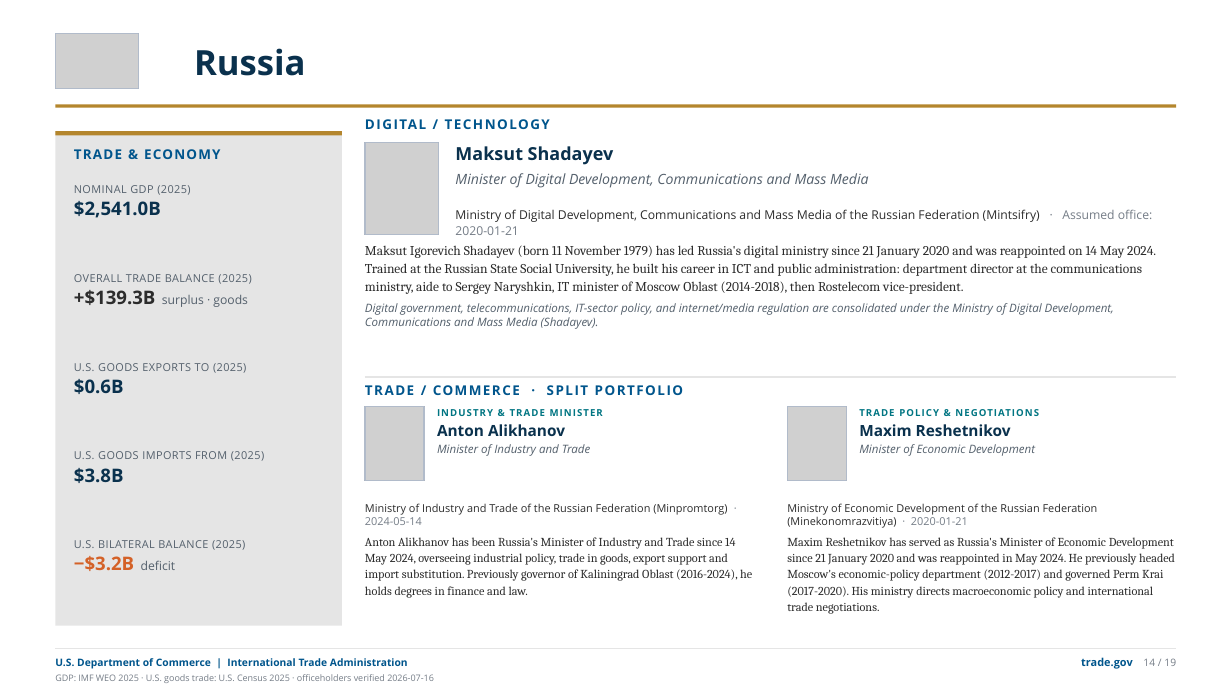
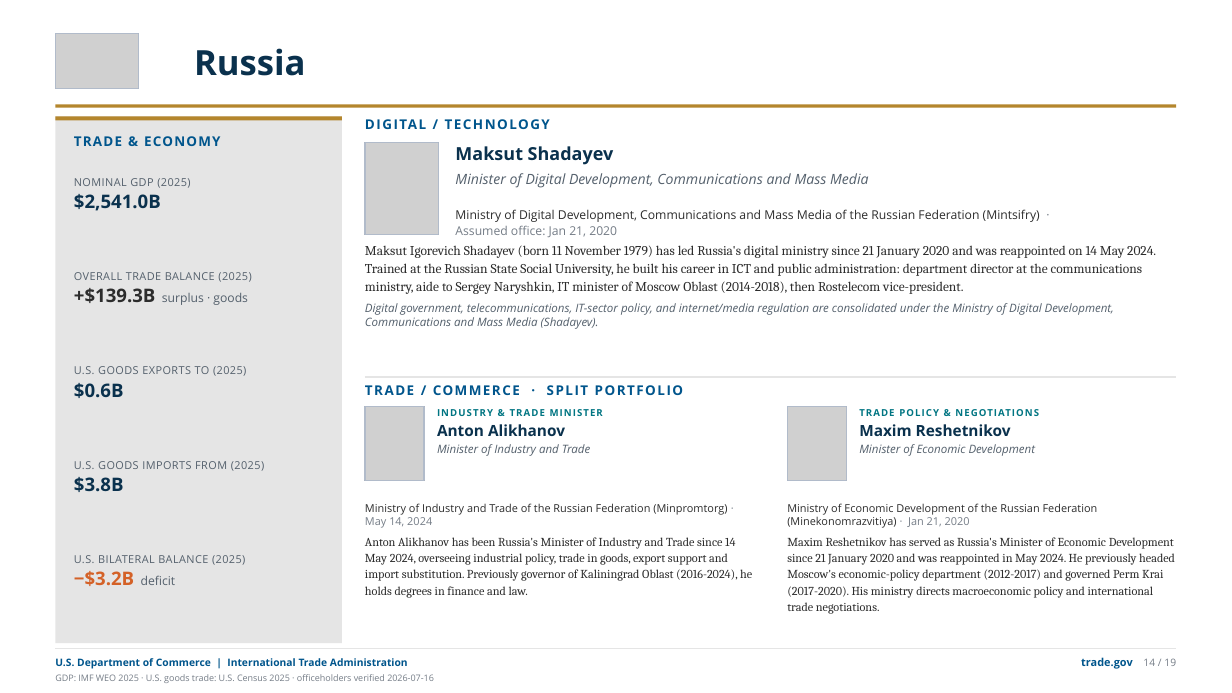
Before and after one commit to jsilbs18-cloud/Photo, a slide deck: slide 17 of output/g20-ministers-trade-deck.pptx (slide 18 before the commit). Drawn at 1232x693 pixels with LibreOffice and Linux fonts; fonts in the diff are those of the drawing; grey boxes stand for pictures. Boxes give left, top, right and bottom in pixels: in the first picture for what was removed or moved away, otherwise in the second. Text is boxed around its words. In the diff, an @@ line names an element or a change of style, - is before the commit and + after.

```diff
--- a/output/g20-ministers-trade-deck.pptx
+++ b/output/g20-ministers-trade-deck.pptx
@@ rectangle: place and size @@
-rectangle at [55,131,342,135]
+rectangle at [55,116,342,120]
@@ rectangle: place and size @@
-rectangle at [55,131,342,626]
+rectangle at [55,116,342,643]
@@ text "TRADE & ECONOMY": place and size @@
-text "TRADE & ECONOMY" at [74,149,220,159]
+text "TRADE & ECONOMY" at [74,136,220,146]
@@ text "NOMINAL GDP (2025)": place and size @@
-text "NOMINAL GDP (2025)" at [74,185,190,218]
+text "NOMINAL GDP (2025)" at [74,178,190,211]
@@ text at [455,209,1040,237]: text changed @@
-Ministry of Digital Development, Communications and Mass Media of the Russian Federation (Mintsifry) · Assumed office: 2020-01-21
+Ministry of Digital Development, Communications and Mass Media of the Russian Federation (Mintsifry) · Assumed office: Jan 21, 2020
@@ text "U.S. GOODS EXPORTS TO (2025)": place and size @@
-text "U.S. GOODS EXPORTS TO (2025)" at [74,363,246,394]
+text "U.S. GOODS EXPORTS TO (2025)" at [74,366,246,398]
@@ text "U.S. GOODS IMPORTS FROM (2025)": place and size @@
-text "U.S. GOODS IMPORTS FROM (2025)" at [74,451,264,483]
+text "U.S. GOODS IMPORTS FROM (2025)" at [74,461,264,492]
@@ text at [365,503,727,528]: text changed @@
-Ministry of Industry and Trade of the Russian Federation (Minpromtorg) · 2024-05-14
+Ministry of Industry and Trade of the Russian Federation (Minpromtorg) · May 14, 2024
@@ text at [787,503,1098,528]: text changed @@
-Ministry of Economic Development of the Russian Federation (Minekonomrazvitiya) · 2020-01-21
+Ministry of Economic Development of the Russian Federation (Minekonomrazvitiya) · Jan 21, 2020
@@ text "U.S. BILATERAL BALANCE (2025)": place and size @@
-text "U.S. BILATERAL BALANCE (2025)" at [74,540,245,571]
+text "U.S. BILATERAL BALANCE (2025)" at [74,555,245,586]
```
Also in this commit, not shown: 22 other slides changed, 1 slide removed, 39 other files.
